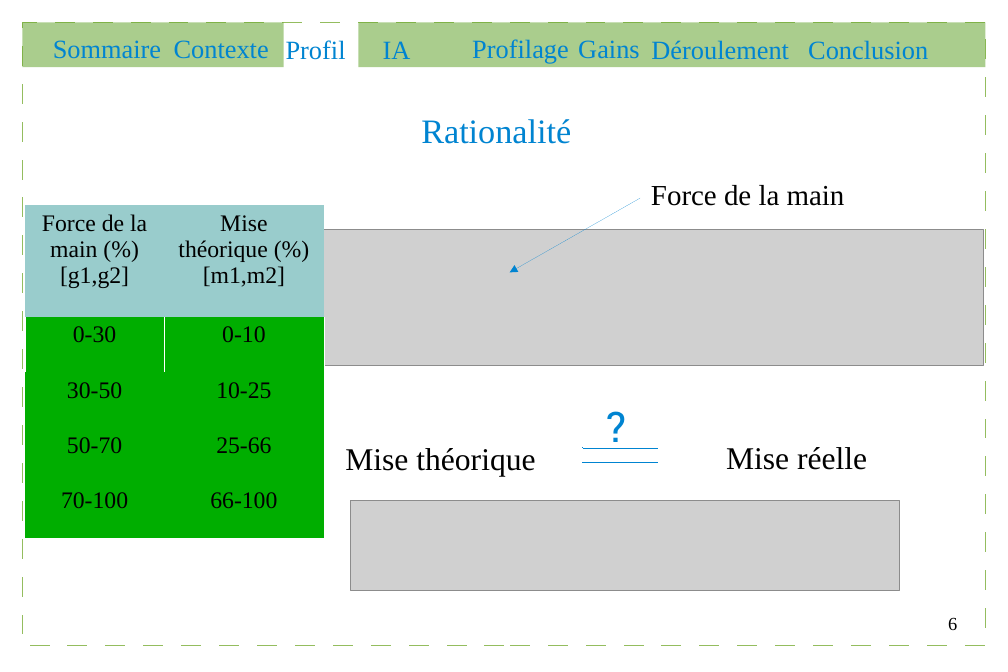
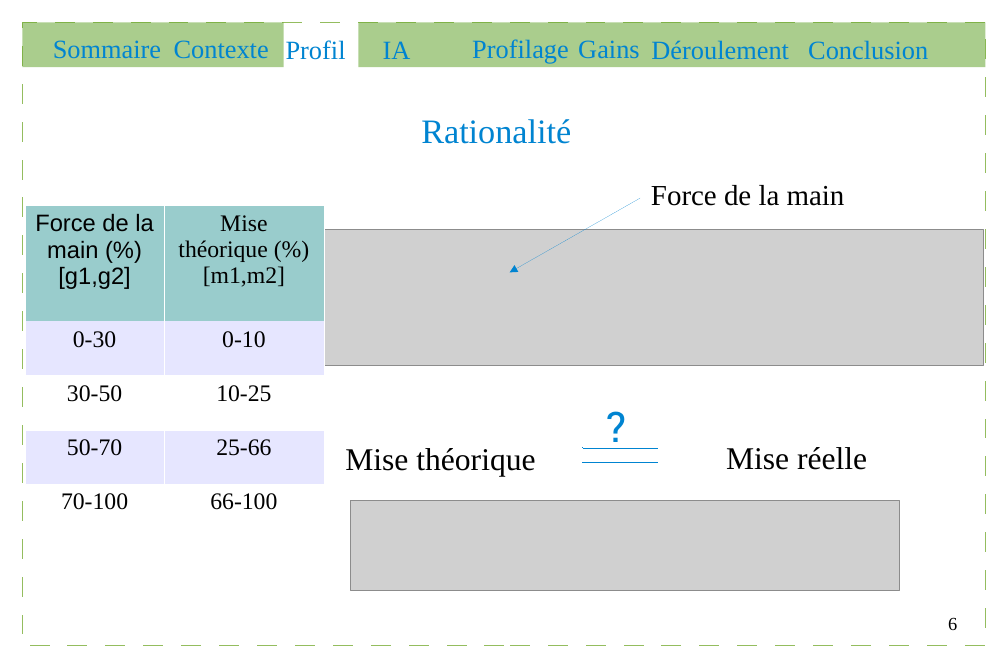
Before and after one commit to Gouga34/TERM1_Poker, a slide deck: slide 6 of Soutenance/presentation.odp. Drawn at 1008x672 pixels with LibreOffice and Linux fonts; fonts in the diff are those of the drawing; grey boxes stand for pictures. Boxes give left, top, right and bottom in pixels: in the first picture for what was removed or moved away, otherwise in the second. Text is boxed around its words. In the diff, an @@ line names an element or a change of style, - is before the commit and + after.

```diff
--- a/Soutenance/presentation.odp
+++ b/Soutenance/presentation.odp
@@ table at <box>25,205,323,538</box> @@
@@ fill #00AE00 to #E6E6FF in 4 cells @@
@@ fill #00AE00 to #FFFFFF in 4 cells @@
@@ font Times New Roman to Arial in "Force de la main (%)", "[g1,g2]" @@
@@ borders changed @@
```
Also in this commit, not shown: 7 other slides changed.
